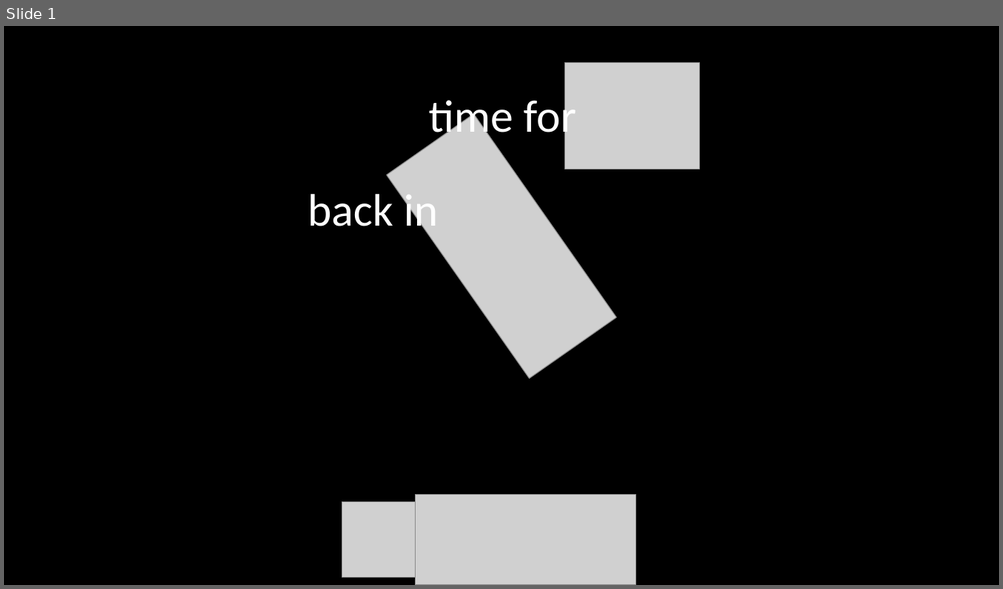
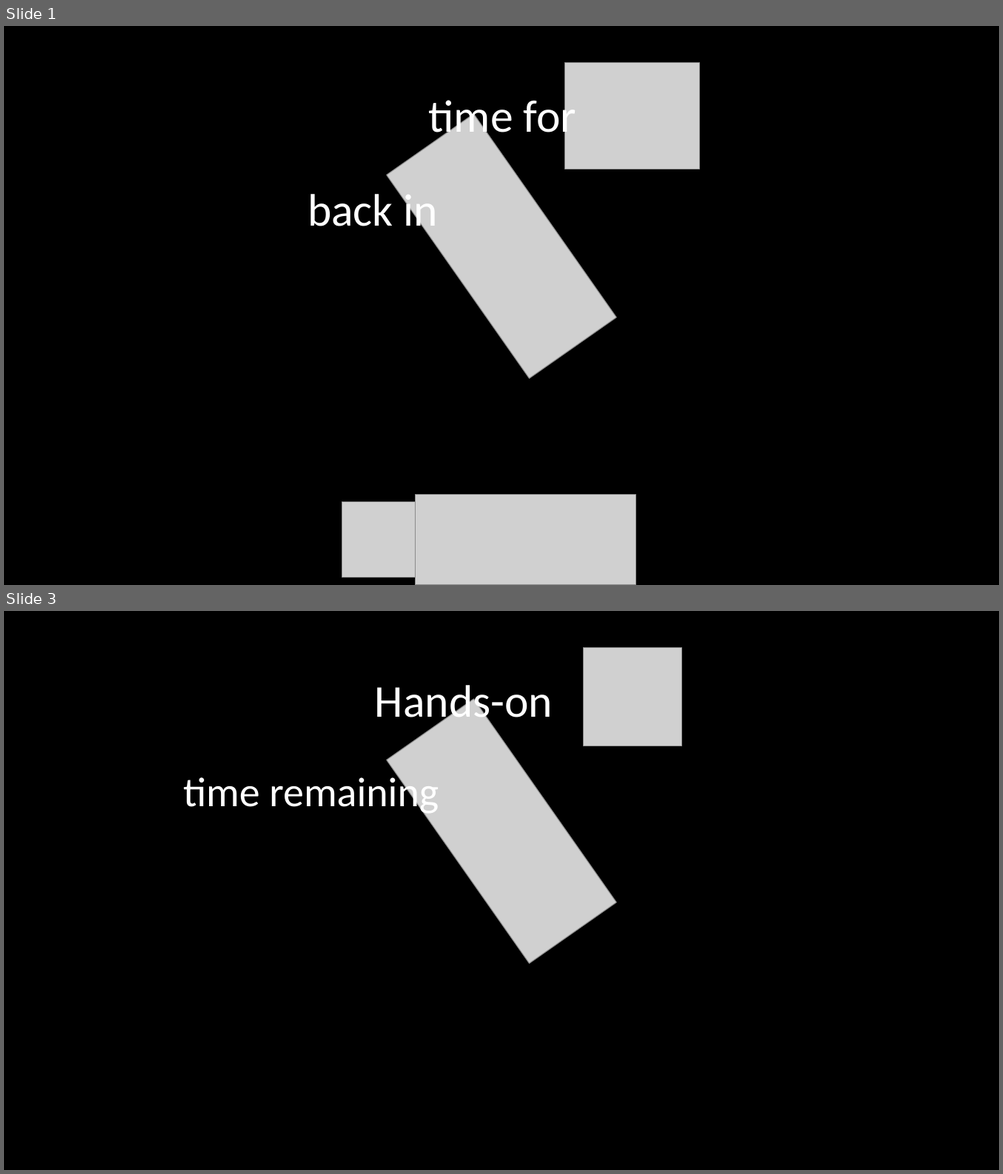
Before and after one commit to rajbos/html-timer, a slide deck: GitHub.pptx. Shown one above the other, each under a label of ours: slide 1 before the commit, slides 1 and 3 after it; the slides between them are not shown. The pictures are 1003x589 and 1003x1174 pixels, drawn with LibreOffice and Linux fonts; fonts in the diff are those of the drawing; grey boxes stand for pictures. Boxes give left, top, right and bottom in pixels: in the first picture for what was removed or moved away, otherwise in the second. Text is boxed around its words. In the diff, an @@ line names an element or a change of style, - is before the commit and + after.

```diff
--- a/GitHub.pptx
+++ b/GitHub.pptx
@@ slide 3 added at (4,611,999,1170), background #000000 @@
@@ picture added at (583,647,681,746) @@
@@ text added at (375,685,552,727), 44 pt, text #FFFFFF @@
+Hands-on
@@ picture added at (387,699,616,964) @@
@@ text added at (183,772,438,817), 40 pt, text #FFFFFF @@
+time remaining
```
Also in this commit, not shown: 1 other slide added, 5 other files.
